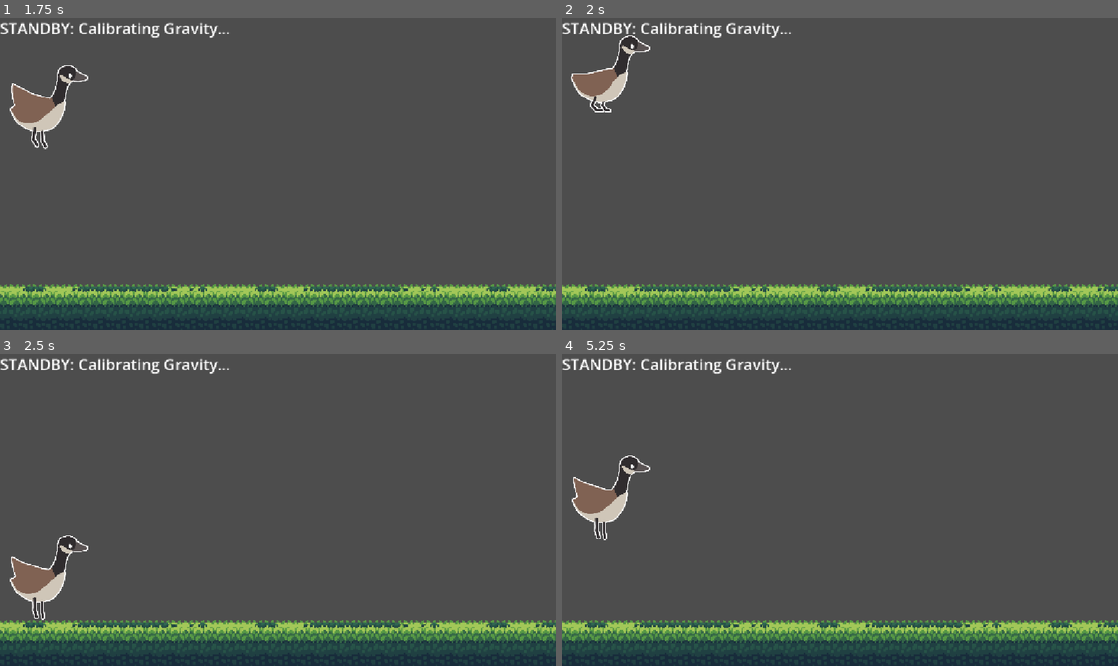
Above: before the commit, frames 1-4 (two rows, left to right).
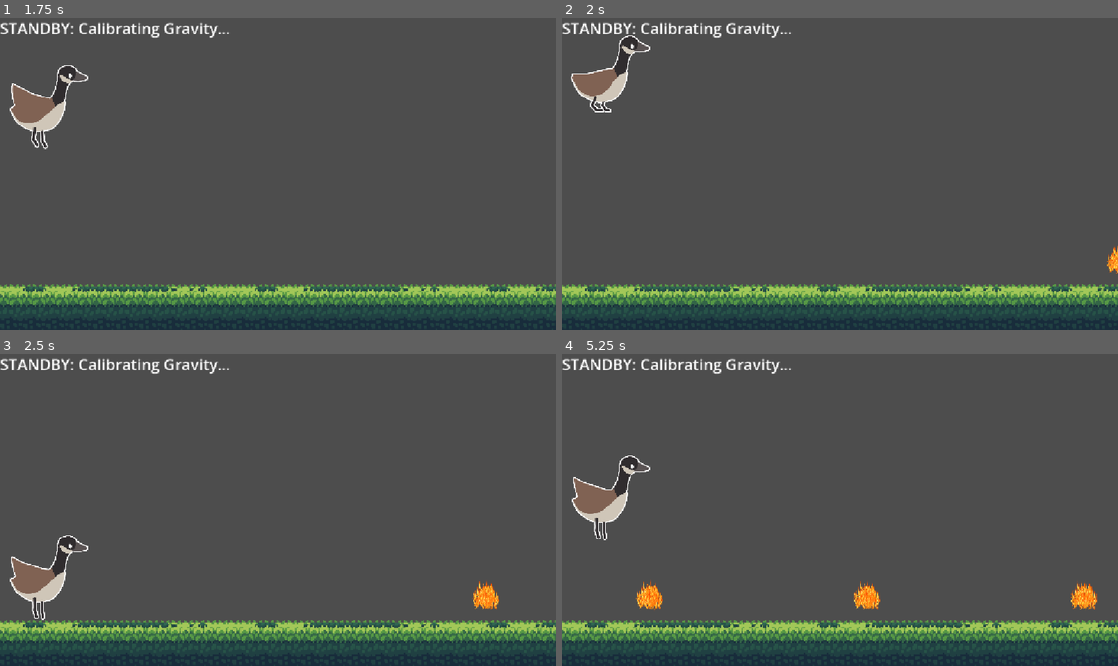
Above: after the commit, the same moments.

Repository: Arislock/goose-gone-loose
Game: Godot game, scene res://main.tscn
Two runs of this game, one before a commit and one after it. Both use one fixed random seed, a clock stepped at 60 frames per second and the inputs below.
Inputs:
- Up to frame 1 (1.75 s): tap Enter (ui_accept) at 0.5, 0.77, 1.52 s
- Up to frame 2 (2 s): no input
- Up to frame 3 (2.5 s): hold Down (ui_down) from 2.03 s (still down)
- Up to frame 4 (5.25 s): release Down (ui_down) at 2.78 s; tap Enter (ui_accept) at 3.02, 3.77, 4.52 s; hold Down (ui_down) 4.28-5.03 s

Frame 1 is identical in both runs. In frame 2, 0.1% of the frame differs, in the area x 98-100%, y 73-82%; in frame 3, 0.3%; in frame 4, 0.9%, in the area x 13-97%, y 72-82%.

Commit message:
placeholder

Diff:
--- a/obstacles/obstacle_backpack.tscn
+++ b/obstacles/obstacle_backpack.tscn
@@ -1,6 +1,7 @@
 [gd_scene format=3 uid="uid://h6iu4q2vwa6"]
 
 [ext_resource type="Script" uid="uid://boe84ua0ld6fn" path="res://obstacles/obstacle_backpack.gd" id="1_3qxoj"]
+[ext_resource type="Texture2D" uid="uid://dhg5fk4wbwinp" path="res://assets/img/obstacles/fire_PNG6042.png" id="2_henc1"]
 
 [sub_resource type="RectangleShape2D" id="RectangleShape2D_wgkke"]
 size = Vector2(64, 64)
@@ -11,3 +12,8 @@
 
 [node name="CollisionShape2D" type="CollisionShape2D" parent="." unique_id=462359202]
 shape = SubResource("RectangleShape2D_wgkke")
+
+[node name="Sprite2D" type="Sprite2D" parent="." unique_id=1892058143]
+position = Vector2(3, 1)
+scale = Vector2(0.037113003, 0.037711404)
+texture = ExtResource("2_henc1")
--- a/obstacles/obstacle_ion.tscn
+++ b/obstacles/obstacle_ion.tscn
@@ -1,6 +1,7 @@
 [gd_scene format=3 uid="uid://b1i3mb7nfi0rn"]
 
 [ext_resource type="Script" uid="uid://kv4epmug75gi" path="res://obstacles/obstacle_ion.gd" id="1_58p18"]
+[ext_resource type="Texture2D" uid="uid://dhg5fk4wbwinp" path="res://assets/img/obstacles/fire_PNG6042.png" id="2_se7r7"]
 
 [sub_resource type="RectangleShape2D" id="RectangleShape2D_wgkke"]
 size = Vector2(64, 64)
@@ -11,3 +12,8 @@
 
 [node name="CollisionShape2D" type="CollisionShape2D" parent="." unique_id=1001632340]
 shape = SubResource("RectangleShape2D_wgkke")
+
+[node name="Sprite2D" type="Sprite2D" parent="." unique_id=1217261309]
+position = Vector2(3, 1)
+scale = Vector2(0.037113003, 0.037711404)
+texture = ExtResource("2_se7r7")
--- a/obstacles/obstacle_student.tscn
+++ b/obstacles/obstacle_student.tscn
@@ -1,6 +1,7 @@
 [gd_scene format=3 uid="uid://chigfk78xleb6"]
 
 [ext_resource type="Script" uid="uid://dxldttdjktbjj" path="res://obstacles/obstacle_student.gd" id="1_vrua5"]
+[ext_resource type="Texture2D" uid="uid://dhg5fk4wbwinp" path="res://assets/img/obstacles/fire_PNG6042.png" id="2_c5iik"]
 
 [sub_resource type="RectangleShape2D" id="RectangleShape2D_wgkke"]
 size = Vector2(64, 64)
@@ -11,3 +12,8 @@
 
 [node name="CollisionShape2D" type="CollisionShape2D" parent="." unique_id=1350919211]
 shape = SubResource("RectangleShape2D_wgkke")
+
+[node name="Sprite2D" type="Sprite2D" parent="." unique_id=1149155410]
+position = Vector2(3, 1)
+scale = Vector2(0.037113003, 0.037711404)
+texture = ExtResource("2_c5iik")
Binary file added: assets/img/obstacles/fire_PNG6042.png
Not shown, added: assets/img/obstacles/fire_PNG6042.png.import
